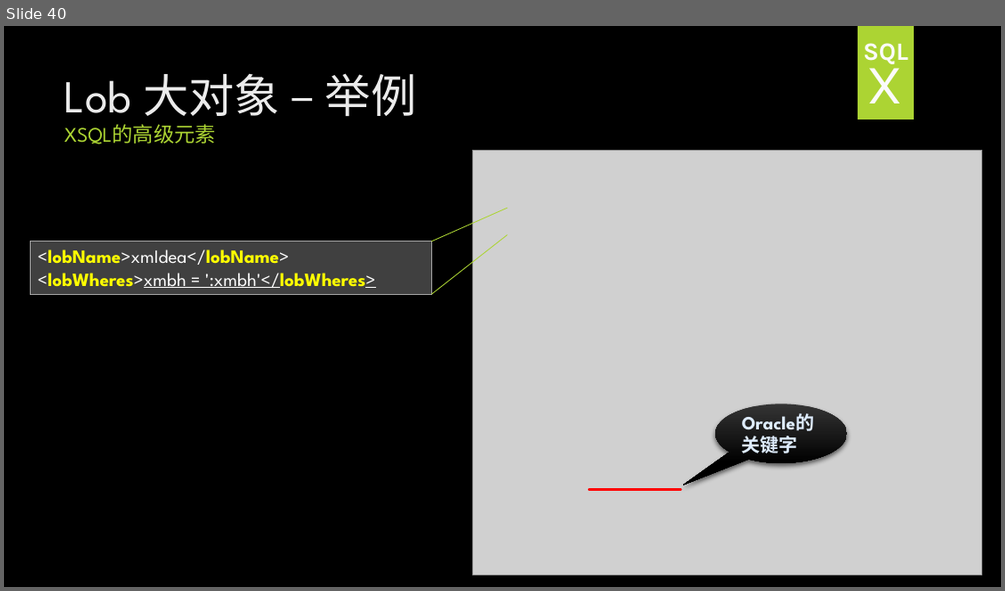
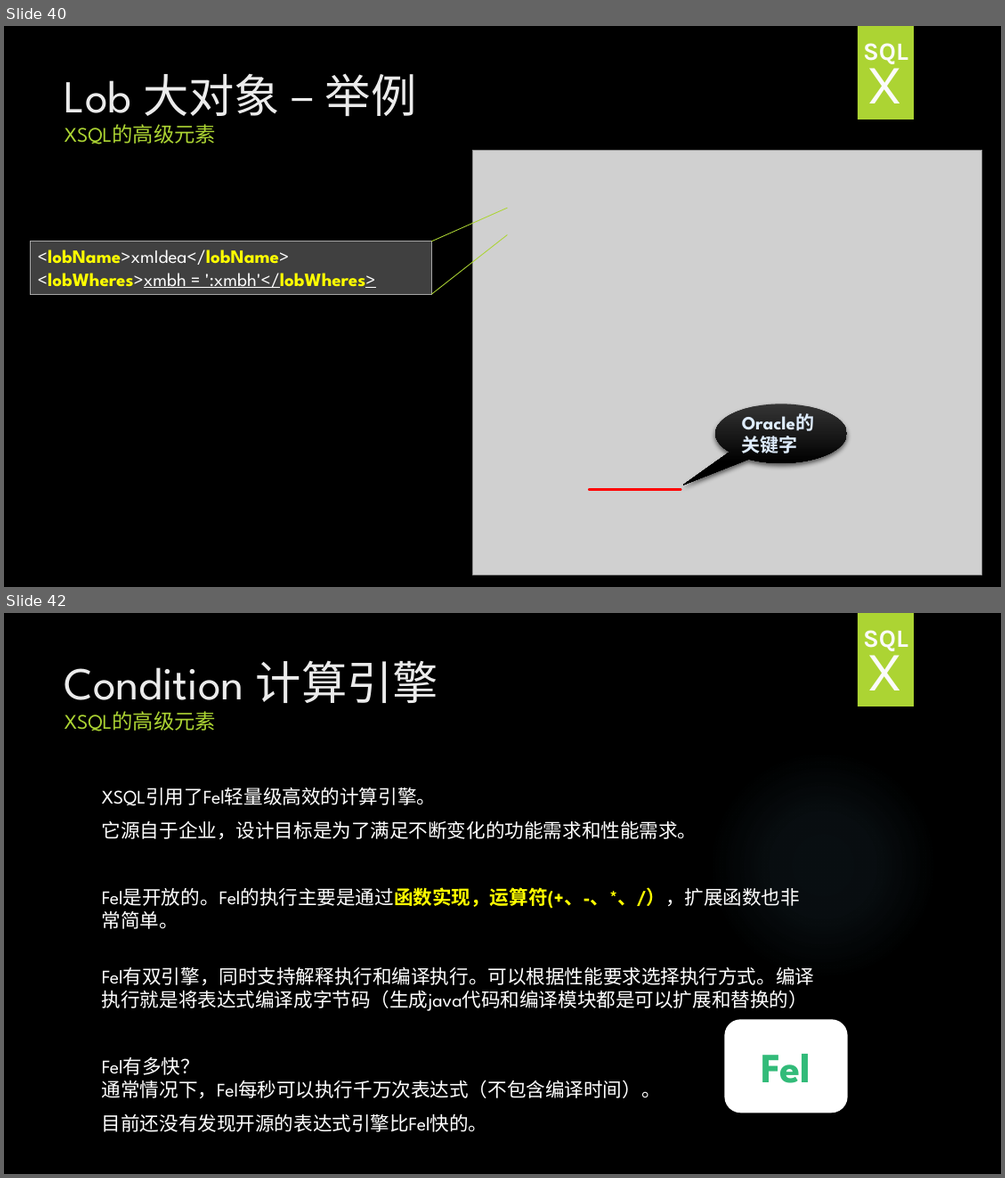
Before and after one commit to HY-ZhengWei/hy.common.XJava, a slide deck: doc/XSQL技术交流.pptx. Shown one above the other, each under a label of ours: slide 40 before the commit, slides 40 and 42 after it; the slides between them are not shown. The pictures are 1005x591 and 1005x1178 pixels, drawn with LibreOffice and Linux fonts; fonts in the diff are those of the drawing; grey boxes stand for pictures; background and template pictures are left out. Boxes give left, top, right and bottom in pixels: in the first picture for what was removed or moved away, otherwise in the second. Text is boxed around its words. In the diff, an @@ line names an element or a change of style, - is before the commit and + after.

```diff
--- a/doc/XSQL技术交流.pptx
+++ b/doc/XSQL技术交流.pptx
@@ slide 42 added at <box>4,613,1001,1174</box>, background picture (left out); not listed: 1 template element that a slide beside it also shows @@
@@ text added at <box>863,630,908,651</box>, 24 pt, text pattern #EBEBEB on #FBFBFB, bold @@
+SQL
@@ title added at <box>65,660,438,731</box>, 44 pt, text #EBEBEB @@
+Condition 计算引擎
+XSQL的高级元素
@@ text added at <box>867,640,903,690</box>, 54 pt, text pattern #EBEBEB on #FBFBFB @@
+X
@@ ellipse added at <box>708,750,938,981</box>, fill gradient #7AC4F0 @@
@@ text added at <box>102,787,815,1132</box>, 18.5 pt, text #FFFFFF @@
+XSQL引用了Fel轻量级高效的计算引擎。
+它源自于企业，设计目标是为了满足不断变化的功能需求和性能需求。
+Fel是开放的。Fel的执行主要是通过函数实现，运算符(+、-、*、/），扩展函数也非常简单。
+Fel有双引擎，同时支持解释执行和编译执行。可以根据性能要求选择执行方式。编译执行就是将表达式编译成字节码（生成java代码和编译模块都是可以扩展和替换的）
+Fel有多快？
+通常情况下，Fel每秒可以执行千万次表达式（不包含编译时间）。
+目前还没有发现开源的表达式引擎比Fel快的。
@@ rounded rectangle added at <box>726,1020,847,1111</box>, fill #FFFFFF, outline #FFFFFF 1.5 pt @@
@@ text added at <box>761,1054,811,1083</box>, 40 pt, text #32BB79, bold @@
+Fel
```
Also in this commit, not shown: 1 slide changed, 11 other slides added.
